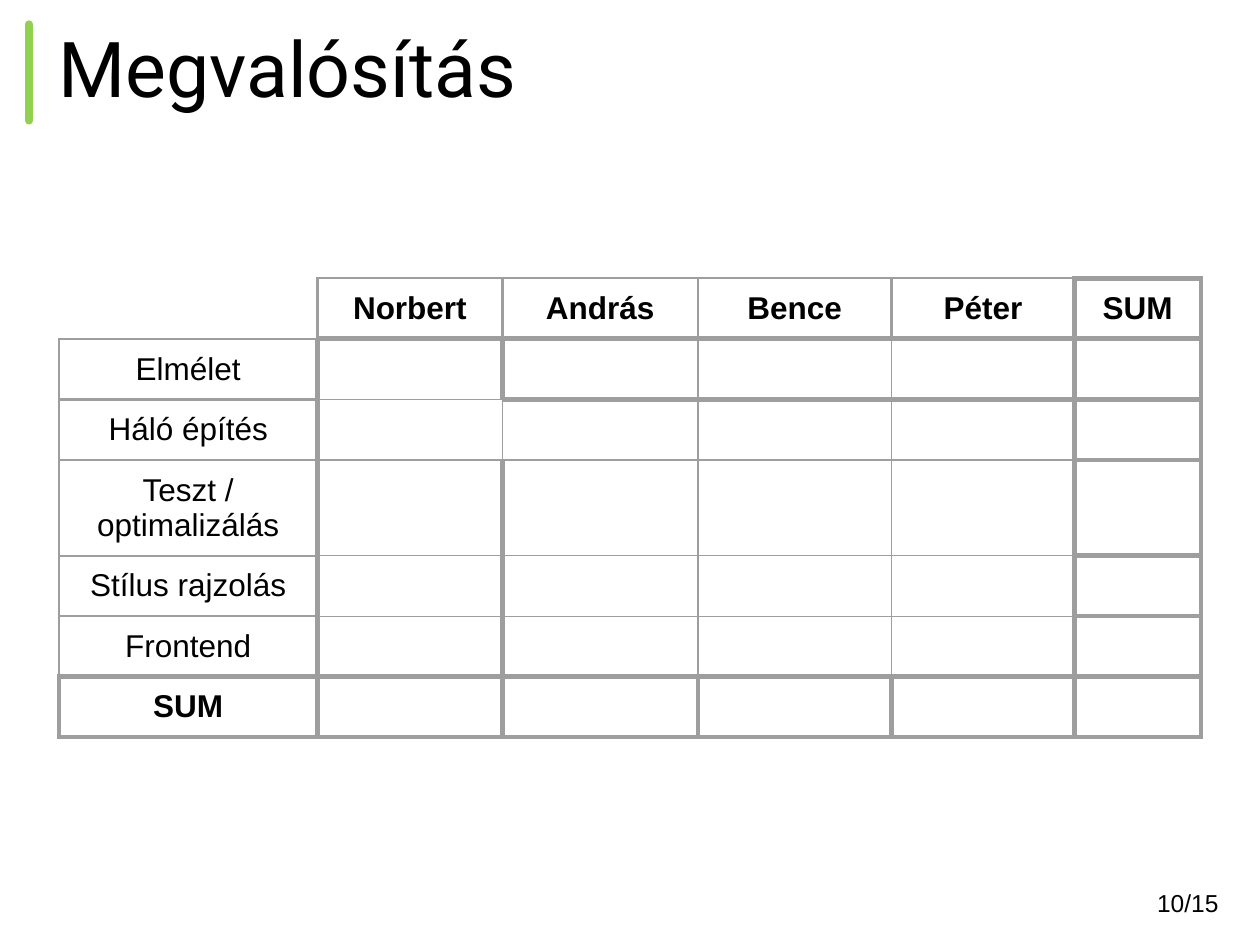
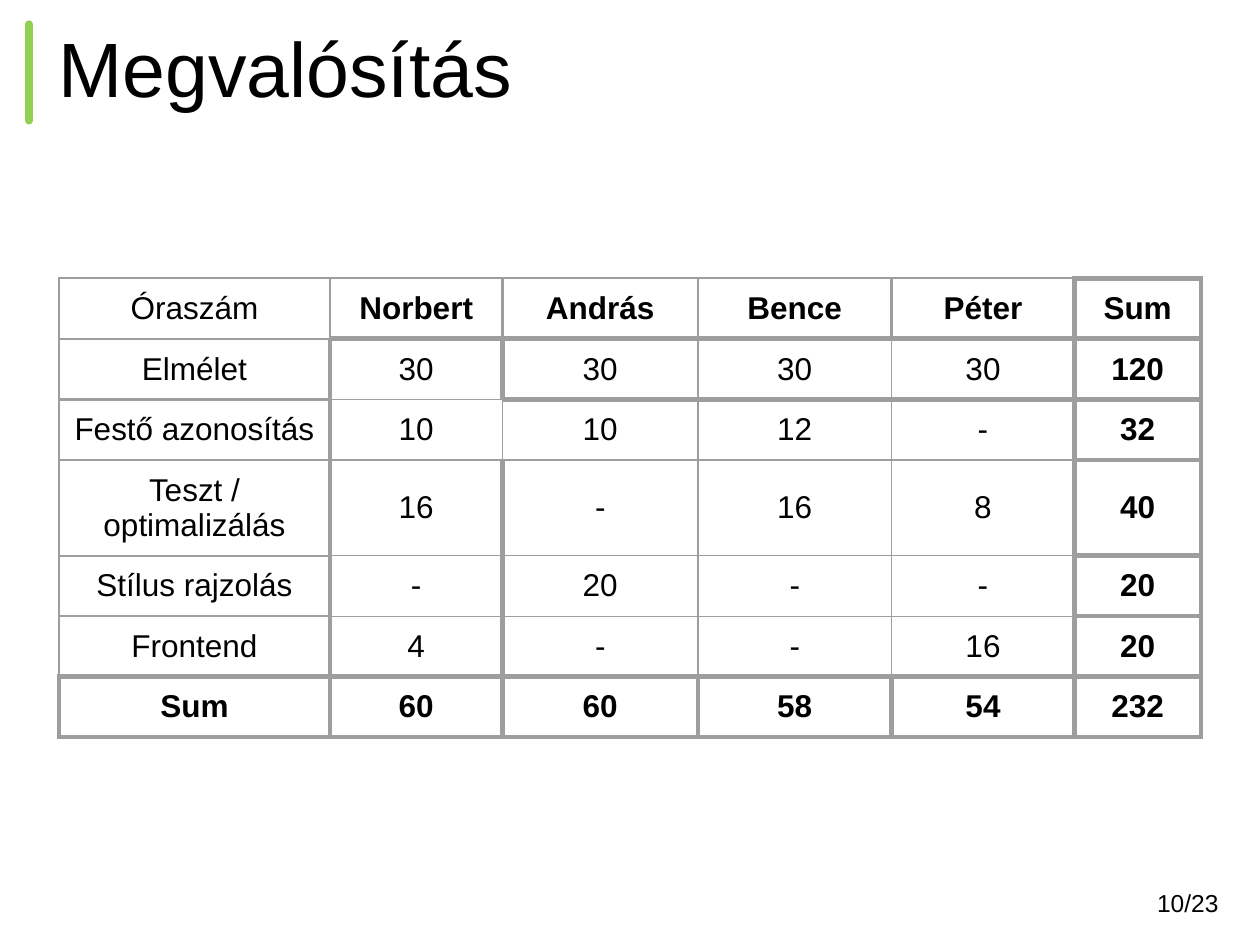
Before and after one commit to BME-SmartLab-Education/vitmav45-2016-train-validate-test-repeat, a slide deck: slide 10 of train-validate-test-repeat-vitmav45-nagy-hazi-beszamolo.pptx.pptx. Drawn at 1260x945 pixels with LibreOffice and Linux fonts; fonts in the diff are those of the drawing. Boxes give left, top, right and bottom in pixels: in the first picture for what was removed or moved away, otherwise in the second. Text is boxed around its words. In the diff, an @@ line names an element or a change of style, - is before the commit and + after.

```diff
--- a/train-validate-test-repeat-vitmav45-nagy-hazi-beszamolo.pptx.pptx
+++ b/train-validate-test-repeat-vitmav45-nagy-hazi-beszamolo.pptx.pptx
@@ title "Megvalósítás" at <box>59,40,512,112</box>: font Roboto to Arial @@
@@ table at <box>59,278,1201,722</box> @@
-row 1, column 1: 
+row 1, column 1: Óraszám
-row 1, column 6: SUM
+row 1, column 6: Sum
-row 2: Elmélet |  |  |  |  | 
+row 2: Elmélet | 30 | 30 | 30 | 30 | 120
-row 3: Háló építés |  |  |  |  | 
+row 3: Festő azonosítás | 10 | 10 | 12 | - | 32
-row 4: Teszt / optimalizálás |  |  |  |  | 
+row 4: Teszt / optimalizálás | 16 | - | 16 | 8 | 40
-row 5: Stílus rajzolás |  |  |  |  | 
+row 5: Stílus rajzolás | - | 20 | - | - | 20
-row 6: Frontend |  |  |  |  | 
+row 6: Frontend | 4 | - | - | 16 | 20
-row 7: SUM |  |  |  |  | 
+row 7: Sum | 60 | 60 | 58 | 54 | 232
@@ borders changed @@
@@ page number at <box>1157,894,1218,913</box>: text changed @@
-10/15
+10/23
```
Also in this commit, not shown: 15 other slides changed, 5 slides added, 4 slides removed.
